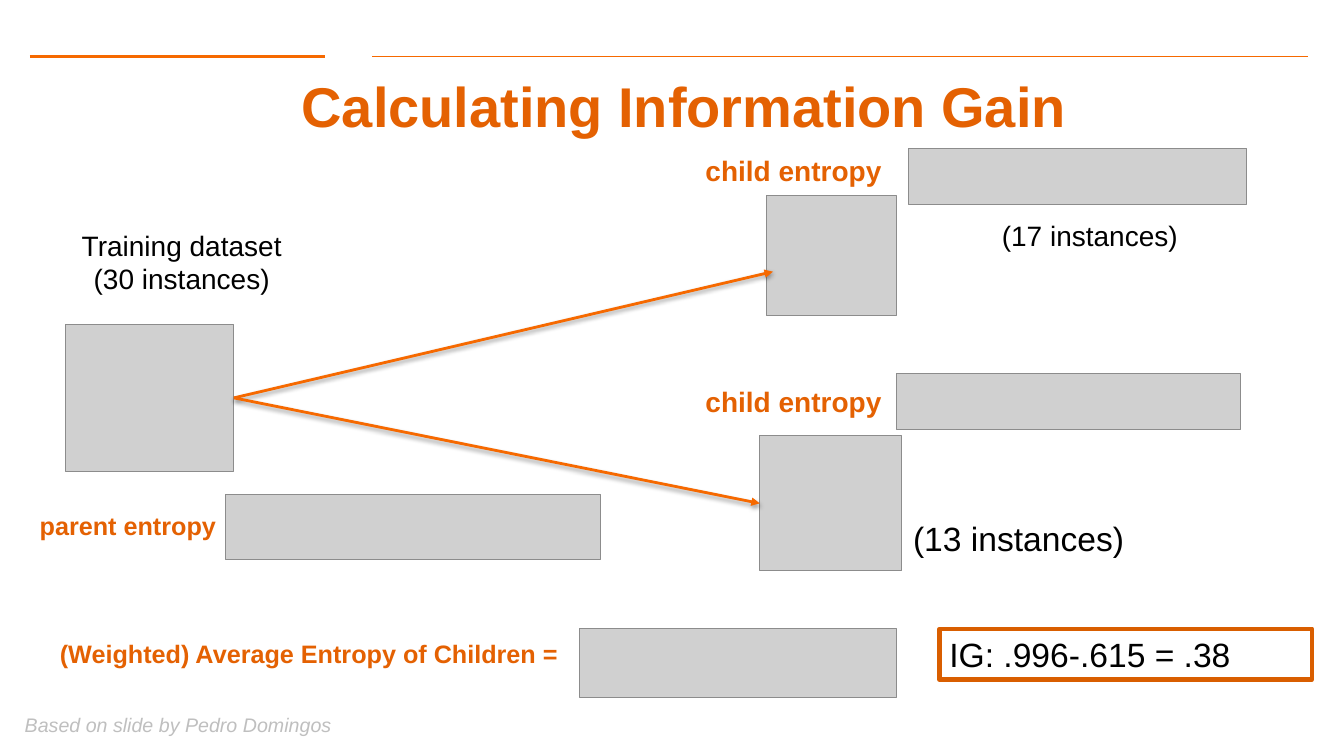
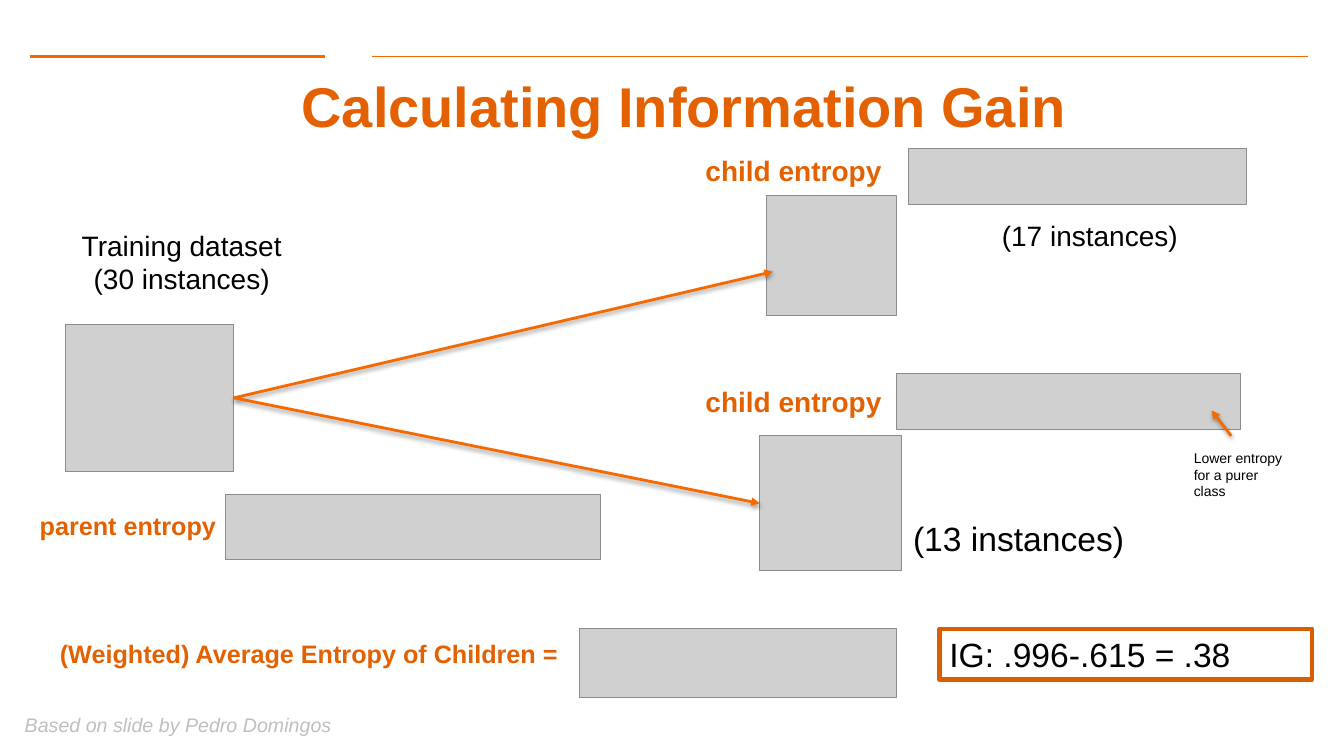
Before and after one commit to aiforsec/RIT-DSCI-633-FDS, a slide deck: slide 40 of Syllabus/Lecture06/Lec06.pptx (slide 38 before the commit). Drawn at 1344x756 pixels with LibreOffice and Linux fonts; fonts in the diff are those of the drawing; grey boxes stand for pictures; background and template pictures are left out. Boxes give left, top, right and bottom in pixels: in the first picture for what was removed or moved away, otherwise in the second. Text is boxed around its words. In the diff, an @@ line names an element or a change of style, - is before the commit and + after.

```diff
--- a/Syllabus/Lecture06/Lec06.pptx
+++ b/Syllabus/Lecture06/Lec06.pptx
@@ arrow added from (1231, 436) to (1212, 410), #F66900 2 pt @@
@@ text added at [1194,453,1283,496], 10 pt, text #000000 @@
+Lower entropy for a purer class
```
Also in this commit, not shown: 10 other slides changed, 2 slides added, 1 other file.
